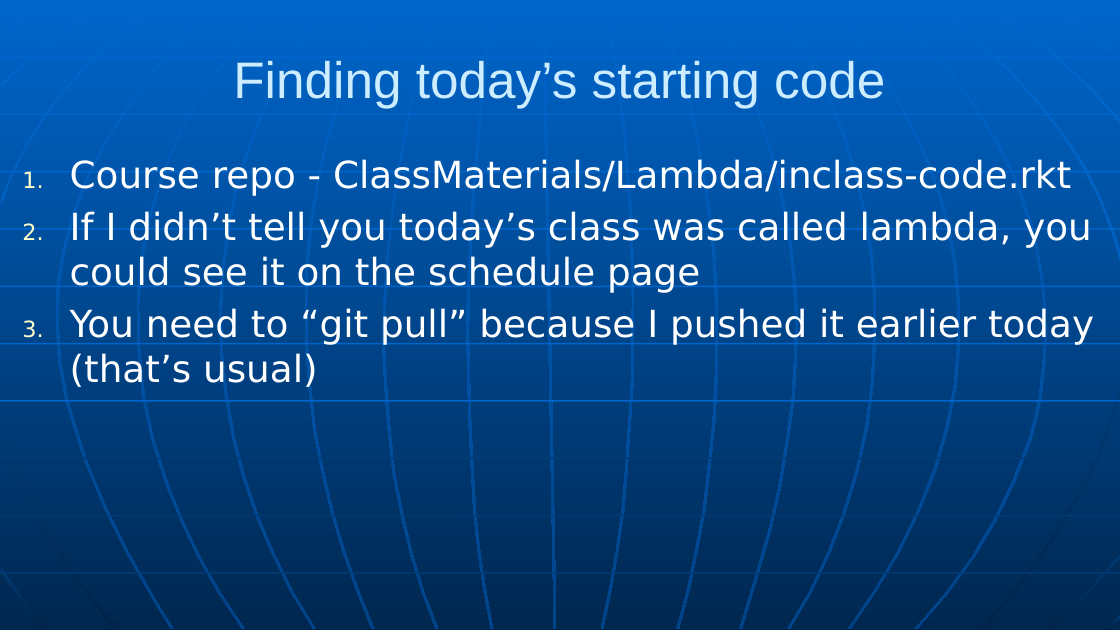
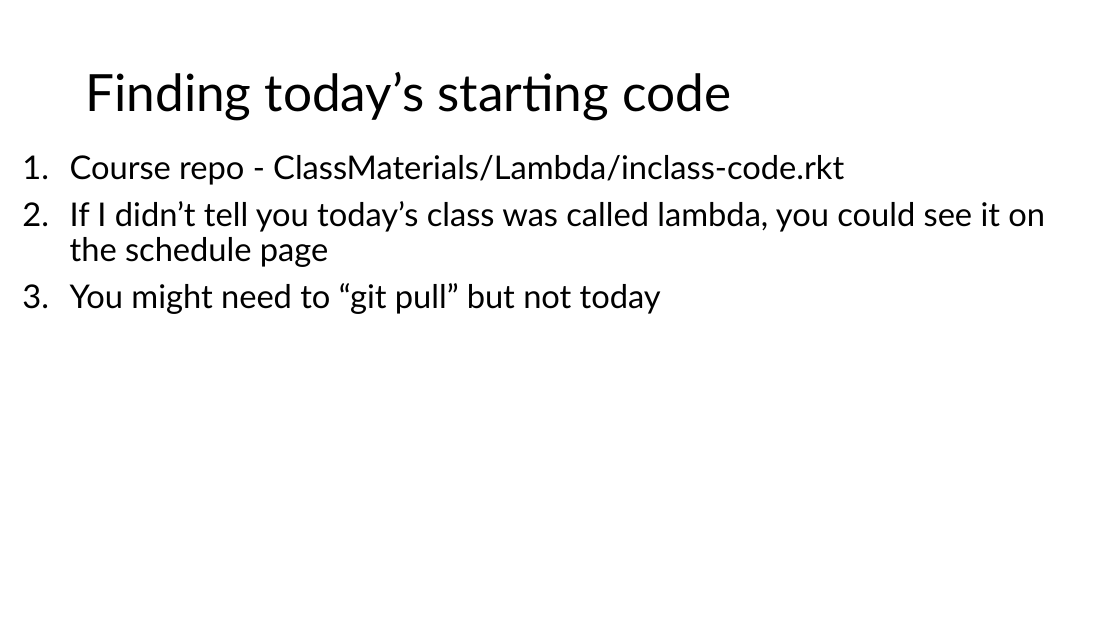
Before and after one commit to RHIT-CSSE/csse304, a slide deck: slide 2 of ClassMaterials/Lambda/Lambda.pptx. Drawn at 1120x630 pixels with LibreOffice and Linux fonts; fonts in the diff are those of the drawing. Boxes give left, top, right and bottom in pixels: in the first picture for what was removed or moved away, otherwise in the second. Text is boxed around its words. In the diff, an @@ line names an element or a change of style, - is before the commit and + after.

Commit message:
updated slides

```diff
--- a/ClassMaterials/Lambda/Lambda.pptx
+++ b/ClassMaterials/Lambda/Lambda.pptx
@@ background gradient #0066CC to #004488 to #FFFFFF @@
@@ title "Finding today’s starting code": place and size @@
-title "Finding today’s starting code" at bbox=[233, 61, 885, 108]
+title "Finding today’s starting code" at bbox=[85, 72, 731, 120]
@@ title "Finding today’s starting code" at bbox=[85, 72, 731, 120]: font Arial to Lato, text colour #CCECFF to #000000; alignment centre to left; line spacing 1 to 0.9 @@
@@ text at bbox=[70, 155, 1045, 267]: size 32 to 28 pt, font DejaVu Sans to Lato, text colour #FFFFFF to #000000 in "Course repo - ClassMaterials/Lambda/inclass-code.rkt", "If I didn’t tell you today’s class ..."; line spacing 1 to 0.9; more space between paragraphs @@
@@ text at bbox=[70, 283, 661, 314]: text changed; size 32 to 28 pt; font DejaVu Sans to Lato; text colour #FFFFFF to #000000 @@
-3. You need to “git pull” because I pushed it earlier today (that’s usual)
+3. You might need to “git pull” but not today
@@ group removed at bbox=[0, 0, 1120, 630]: 24 freeform shapes, 10 lines @@
```
Also in this commit, not shown: 4 other slides changed, 2 slides added, 5 slides removed, 1 other file.
